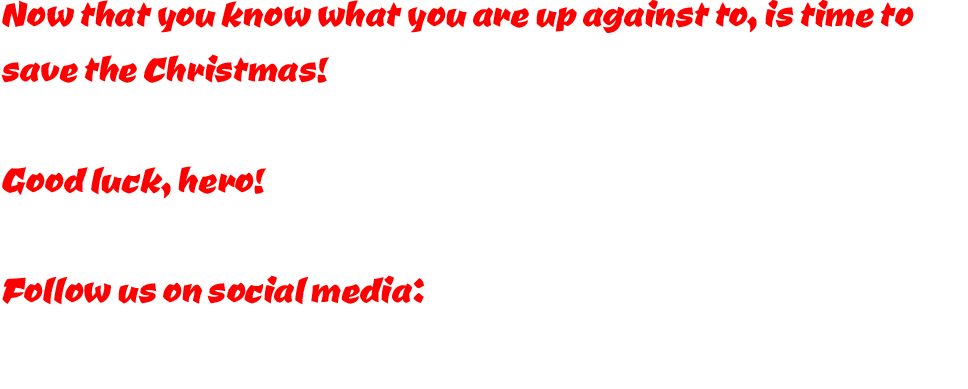
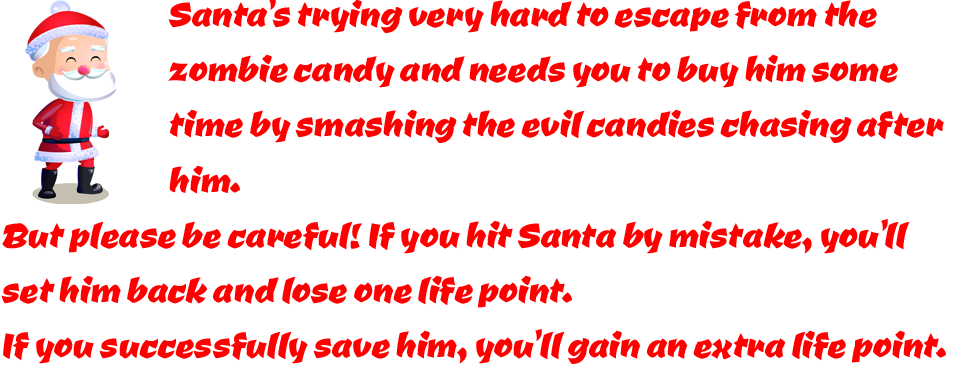
Layer changes from the first (968, 389) image to the second:
hid group "4_final" (1 layers) over [1, 0, 914, 305]
showed group "2_santa" (2 layers) over [1, 0, 946, 364]
painted on "Santa’s trying very hard to escape" over [668, 109, 944, 143]
